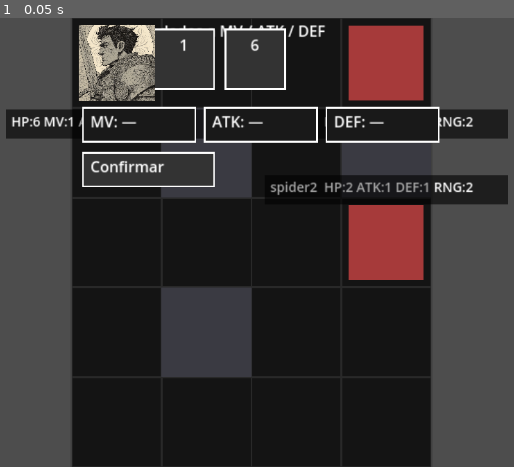
Above: before the commit, frame 1.
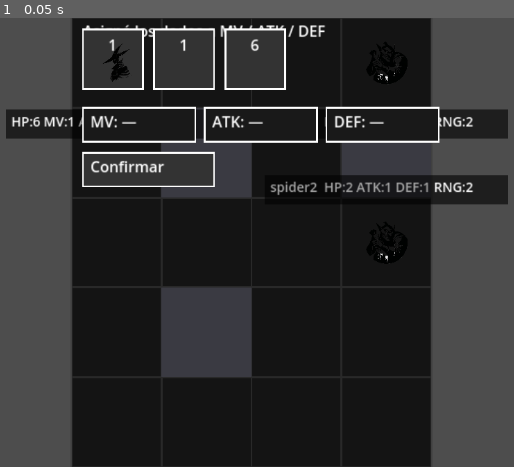
Above: after the commit, the same moment.

Repository: joacoague15/Una-Carta-Solamente
Game: Godot game, scene res://main.tscn
Same seed, same stepped clock (60 frames per second), same inputs: the game is played once before the commit and once after it.
Inputs:
- Up to frame 1 (0.05 s): no input

The runs differ from the first frame. In frame 1, 7.2% of the frame differs, in the area x 15-83%, y 1-59%.

Commit message:
new sprites and animations for characters

Diff:
--- a/Enemy.tscn
+++ b/Enemy.tscn
@@ -1,8 +1,10 @@
-[gd_scene load_steps=2 format=3 uid="uid://pl6whhlkxo1c"]
+[gd_scene load_steps=3 format=3 uid="uid://pl6whhlkxo1c"]
 
 [ext_resource type="Script" path="res://enemy.gd" id="1_2ytyp"]
+[ext_resource type="Texture2D" uid="uid://3ul8u2xoispg" path="res://enemy_token.png" id="1_6hcra"]
 
 [node name="Enemy" type="Node2D"]
 script = ExtResource("1_2ytyp")
 
 [node name="Sprite2D" type="Sprite2D" parent="."]
+texture = ExtResource("1_6hcra")
--- a/Player.tscn
+++ b/Player.tscn
@@ -1,10 +1,10 @@
 [gd_scene load_steps=3 format=3 uid="uid://wb7q5nloidu5"]
 
 [ext_resource type="Script" path="res://player.gd" id="1_voowp"]
-[ext_resource type="Texture2D" uid="uid://nvlg8u0n3kcv" path="res://paladin_token.png" id="2_0ck3e"]
+[ext_resource type="Texture2D" uid="uid://b8xorex1nf8r7" path="res://player_token.png" id="2_plaxi"]
 
 [node name="Player" type="Node2D"]
 script = ExtResource("1_voowp")
 
 [node name="Sprite2D" type="Sprite2D" parent="."]
-texture = ExtResource("2_0ck3e")
+texture = ExtResource("2_plaxi")
--- a/main.gd
+++ b/main.gd
@@ -225,7 +225,6 @@
 	if idx != -1:
 		if _can_attack(player, enemies[idx]["pos"]):
 			_player_attack(idx)
-			player["pos"] = cell
 			moves_left = 0
 			_update_astar_solid_tiles()
 			_sync_player_sprite()
@@ -493,7 +492,6 @@
 	var r := Rect2(Vector2(cell) * Vector2(cell_size), Vector2(cell_size))
 	var inset := 8.0
 	var rr := Rect2(r.position + Vector2(inset, inset), r.size - Vector2(2*inset, 2*inset))
-	draw_rect(rr, col, true)
 	_draw_unit_label(r, label_text, cell.y == 0)
 
 func _draw_unit_label(cell_rect: Rect2, text: String, is_top_row: bool=false) -> void:
Binary file added: enemy_token.png
Not shown, added: enemy_token.png.import
Binary file removed: paladin_token.png
Binary file added: player_token.png
Not shown, changed: player_token.png.import
